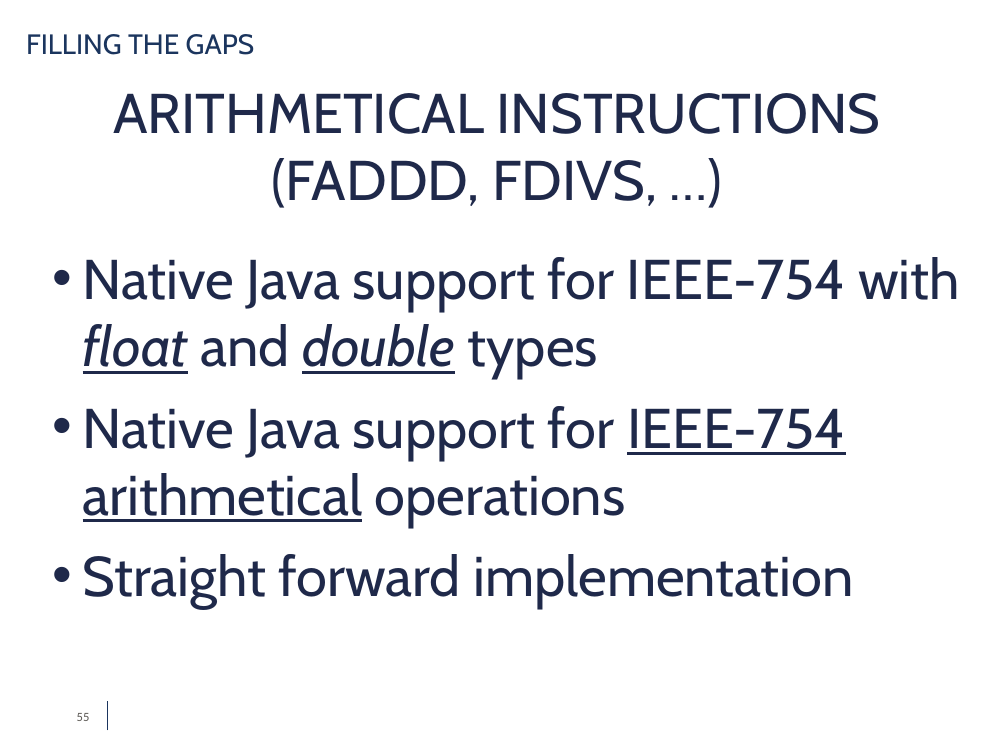
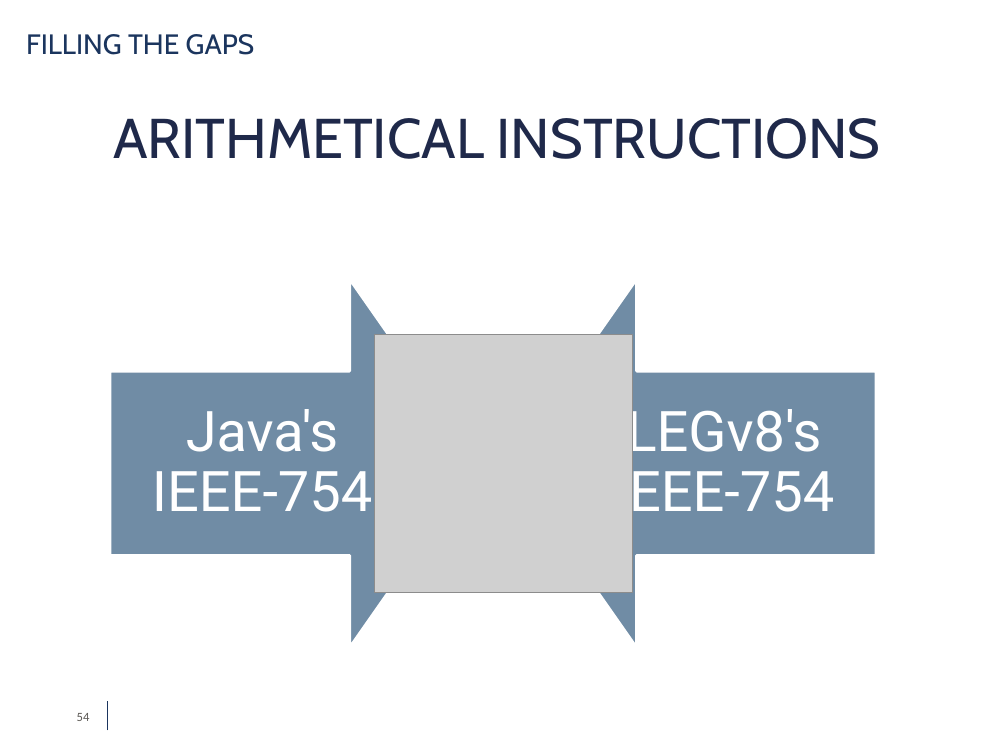
Before and after one commit to simdeistud/bachelors-thesis, a slide deck: slide 54 of SlidesDeiana4_3 -ABRIDGED.pptx (slide 55 before the commit). Drawn at 1008x756 pixels with LibreOffice and Linux fonts; fonts in the diff are those of the drawing; grey boxes stand for pictures; background and template pictures are left out. Boxes give left, top, right and bottom in pixels: in the first picture for what was removed or moved away, otherwise in the second. Text is boxed around its words. In the diff, an @@ line names an element or a change of style, - is before the commit and + after.

```diff
--- a/SlidesDeiana4_3 -ABRIDGED.pptx
+++ b/SlidesDeiana4_3 -ABRIDGED.pptx
@@ text "ARITHMETICAL INSTRUCTIONS": place and size @@
-text "ARITHMETICAL INSTRUCTIONS" at [113,93,881,208]
+text "ARITHMETICAL INSTRUCTIONS" at [113,118,881,159]
@@ text at [272,158,657,208]: paragraph removed @@
-(FADDD, FDIVS, …)
@@ text removed at [83,257,960,608] @@
-• Native Java support for IEEE-754 with float and double types
-• Native Java support for IEEE-754 arithmetical operations
-• Straight forward implementation
@@ picture added at [375,335,633,593] @@
@@ group added at [110,279,877,648]: 2 down arrows, 2 texts @@
+Java's IEEE-754
+LEGv8's IEEE-754
@@ page number at [77,713,90,721]: text changed @@
-55
+54
```
Also in this commit, not shown: 16 other slides changed, 4 slides added, 4 slides removed, 1 other file.
